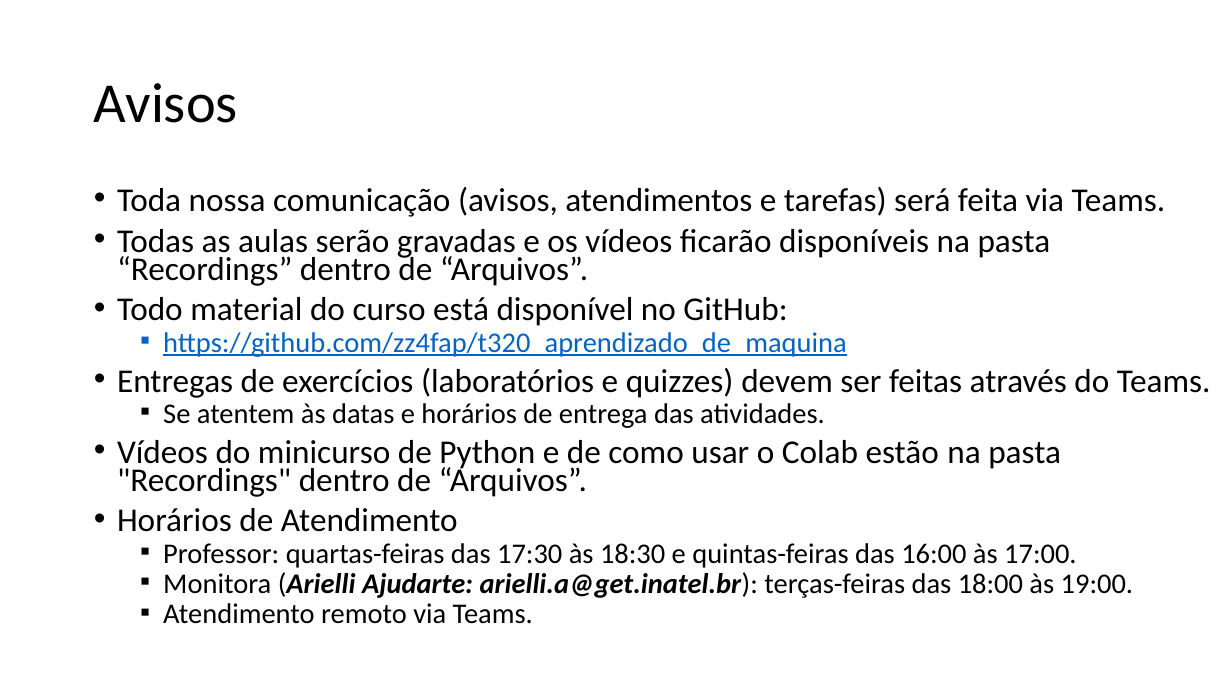
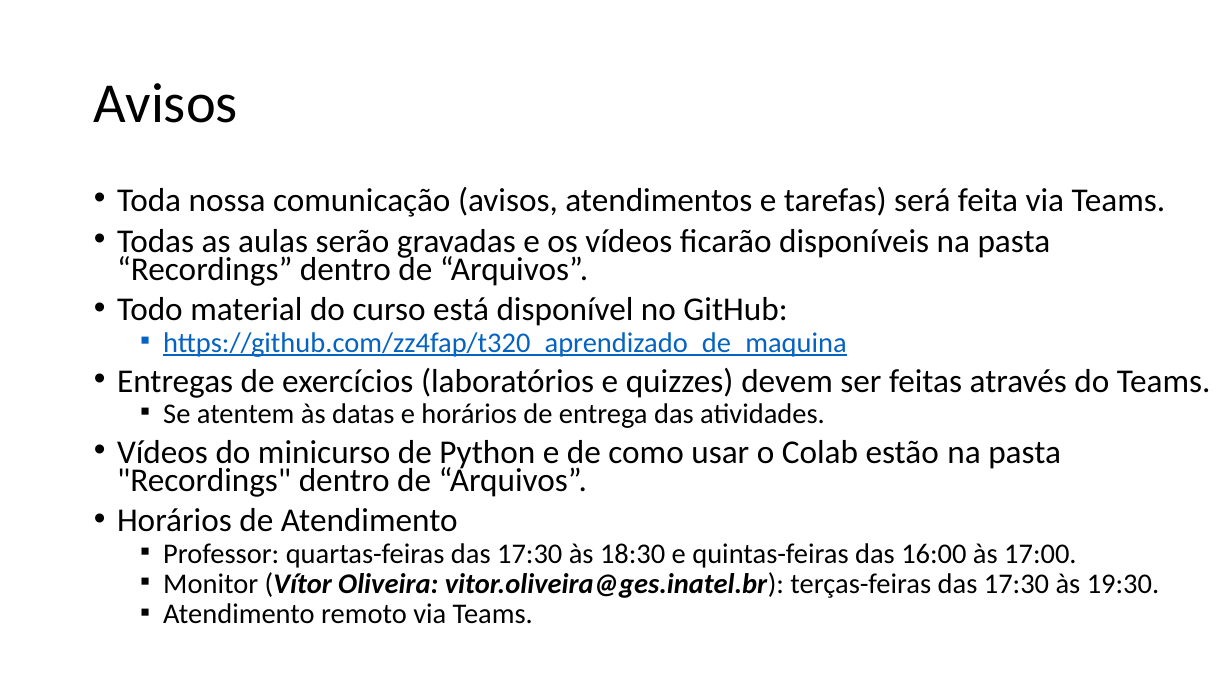
Before and after one commit to zz4fap/t320_aprendizado_de_maquina, a slide deck: slide 7 of slides/T320_Classificação (Parte I).pptx. Drawn at 1232x693 pixels with LibreOffice and Linux fonts; fonts in the diff are those of the drawing. Boxes give left, top, right and bottom in pixels: in the first picture for what was removed or moved away, otherwise in the second. Text is boxed around its words. In the diff, an @@ line names an element or a change of style, - is before the commit and + after.

```diff
--- a/slides/T320_Classificação (Parte I).pptx
+++ b/slides/T320_Classificação (Parte I).pptx
@@ text at bbox=[163, 572, 1159, 598]: text changed; bold on; italic on @@
-  ▪ Monitora (Arielli Ajudarte: arielli.a@get.inatel.br): terças-feiras das 18:00 às 19:00.
+  ▪ Monitor (Vítor Oliveira: vitor.oliveira@ges.inatel.br): terças-feiras das 17:30 às 19:30.
```
Also in this commit, not shown: 2 other slides changed, 1 other file.
